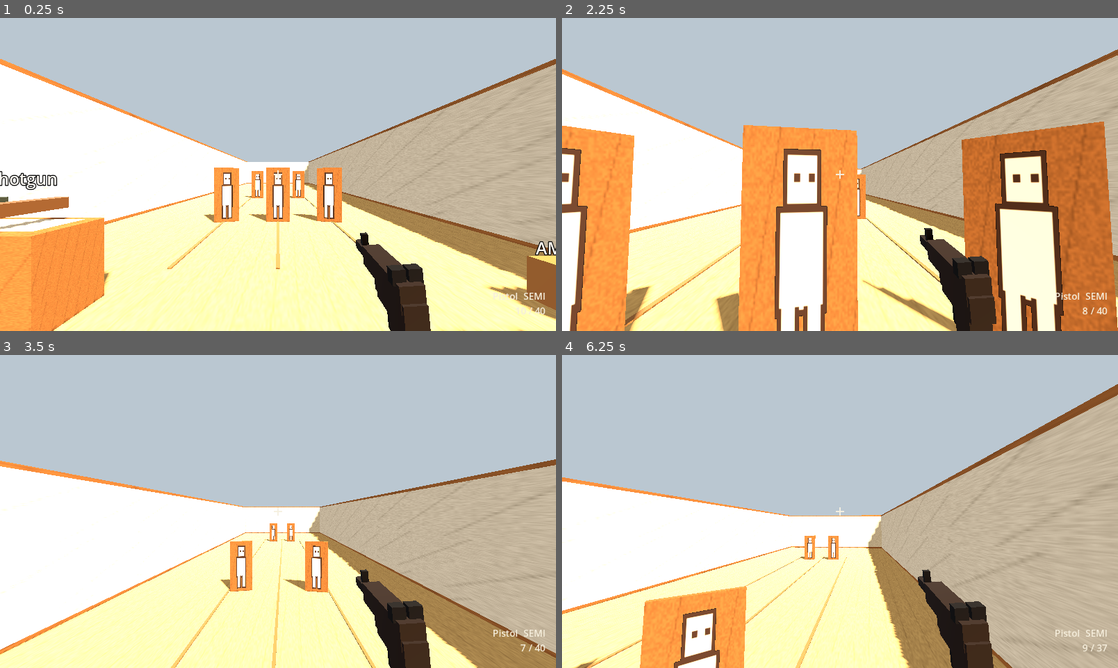
Above: before the commit, frames 1-4 (two rows, left to right).
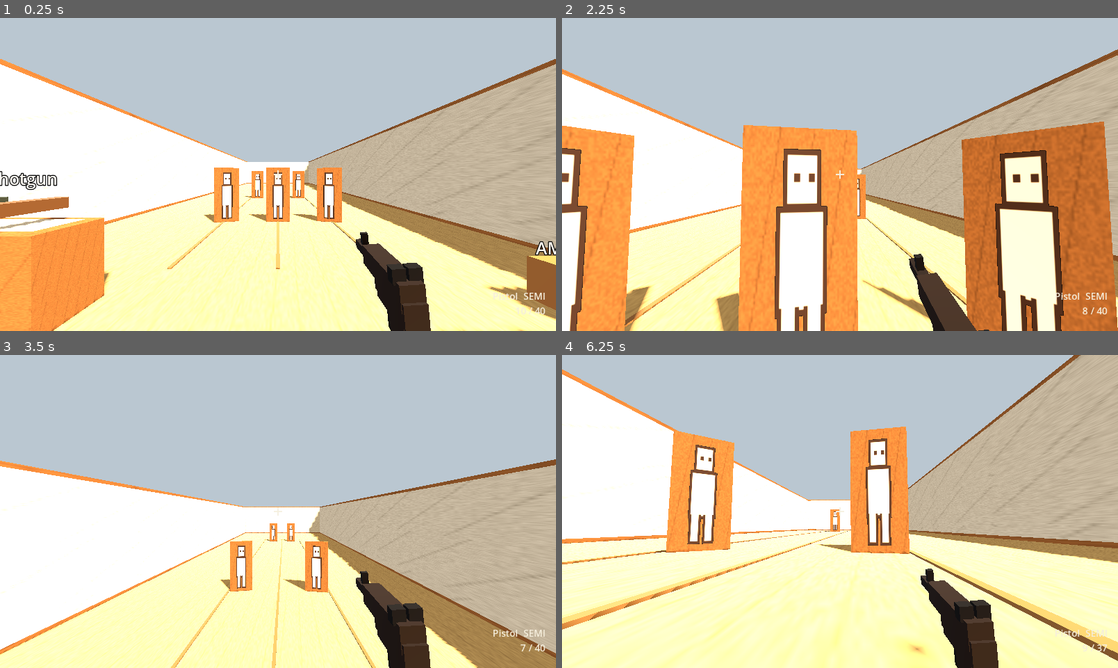
Above: after the commit, the same moments.

Repository: nore-tech/paperstrike
Game: Godot game, scene res://scenes/levels/test_room.tscn
Same seed, same stepped clock (60 frames per second), same inputs: the game is played once before the commit and once after it.
Inputs (mouse positions are in pixels of both pictures, inside the frame that each line leads up to):
- Up to frame 1 (0.25 s): no input
- Up to frame 2 (2.25 s): tap Enter at 0.5 s; move the mouse to (867, 174) at 0.52 s; hold Ctrl (crouch) 0.53-1.28 s; hold W (move_forward) from 0.53 s (still down); tap Space (jump) at 0.77, 1.07, 1.52, 1.82 s; click (867, 174) at 0.8 s; move the mouse to (812, 174) at 1.27 s; click (812, 174) at 1.35 s; tap Z (prone) at 1.55, 2.1 s; move the mouse to (851, 168) at 2.02 s; hold Shift (sprint) from 2.03 s (still down)
- Up to frame 3 (3.5 s): keep holding W (move_forward); move the mouse to (272, 517) at 2.77 s; release Shift (sprint) at 2.78 s; tap Shift (sprint) at 2.85 s; click (272, 517) at 2.92 s; tap Space (jump) at 3.02, 3.05, 3.32 s
- Up to frame 4 (6.25 s): move the mouse to (878, 514) at 3.52 s; hold Ctrl (crouch) 3.53-4.28 s; tap Space (jump) at 3.6, 3.77, 4.07, 4.52, 4.82, 6.02 s; tap R (reload) at 4.15 s; move the mouse to (795, 508) at 4.27 s; right-click (795, 508) at 4.35 s; click (795, 508) at 4.55 s; move the mouse to (845, 511) at 5.02 s; hold Ctrl (crouch) 5.03-5.78 s; click (845, 511) at 5.17 s; tap Z (prone) at 5.3 s; move the mouse to (817, 505) at 5.77 s; release W (move_forward) at 5.78 s; hold D (move_right) from 5.78 s (still down); click (817, 505) at 5.85 s; tap Shift (sprint) at 6.05 s

The runs differ from the first frame. In frame 1, 0.1% of the frame differs, in the area x 64-78%, y 68-100%; in frame 2, 3.3%; in frame 3, 0.2%; in frame 4, 48%, in the area x 0-100%, y 0-100%.

Commit message:
Let slides cancel and build a cardboard rifle.
Jump, a fresh sprint press, releasing crouch, or prone can leave a slide without wiping horizontal speed. The assault rifle is a layered cardboard viewmodel, and the gunshots are shorter, quieter synthesized sounds.

Diff:
--- a/resources/weapons/pistol.tres
+++ b/resources/weapons/pistol.tres
@@ -38,3 +38,4 @@
 fire_sound = ExtResource("2_fire")
 reload_sound = ExtResource("3_reload")
 empty_sound = ExtResource("4_empty")
+fire_volume_db = -6.0
--- a/resources/weapons/rifle.tres
+++ b/resources/weapons/rifle.tres
@@ -20,18 +20,18 @@
 recoil_yaw_degrees = 0.2
 recoil_recovery = 7.0
 camera_recover = 0.28
-visual_kick = 0.035
-visual_pitch_degrees = 5.0
-visual_yaw_degrees = 1.5
-visual_recovery = 14.0
+visual_kick = 0.06
+visual_pitch_degrees = 6.5
+visual_yaw_degrees = 1.6
+visual_recovery = 8.0
 ads_recoil_scale = 0.48
 hip_spread_degrees = 2.4
 ads_spread_degrees = 0.35
 pellet_count = 1
 ads_fov = 48.0
 ads_time = 0.18
-ads_eye_distance = 0.36
-hip_position = Vector3(0.16, -0.2, -0.3)
+ads_eye_distance = 0.3
+hip_position = Vector3(0.22, -0.24, -0.34)
 hip_rotation_degrees = Vector3(1, -3, 2)
 sway_amount = 0.02
 bob_amount = 0.02
@@ -39,3 +39,4 @@
 fire_sound = ExtResource("2_fire")
 reload_sound = ExtResource("3_reload")
 empty_sound = ExtResource("4_empty")
+fire_volume_db = -8.0
--- a/resources/weapons/shotgun.tres
+++ b/resources/weapons/shotgun.tres
@@ -39,3 +39,4 @@
 fire_sound = ExtResource("2_fire")
 reload_sound = ExtResource("3_reload")
 empty_sound = ExtResource("4_empty")
+fire_volume_db = -7.0
--- a/scripts/player/player.gd
+++ b/scripts/player/player.gd
@@ -38,6 +38,7 @@
 var _slide_dir := Vector3.FORWARD
 var _slide_time := 0.0
 var _slide_cooldown := 0.0
+var _suppress_crouch := false
 var _jump_lock := 0.0
 var _bob_time := 0.0
 var _bob := 0.0
@@ -106,14 +107,19 @@
 	var crouch_held := Input.is_action_pressed("crouch")
 	var sprint_held := Input.is_action_pressed("sprint") and not ads_blocking and not _prone
 	_slide_cooldown = maxf(0.0, _slide_cooldown - delta)
+	if not crouch_held:
+		_suppress_crouch = false
 	if Input.is_action_just_pressed("prone"):
 		_toggle_prone()
 	if not _sliding and not _prone and Input.is_action_just_pressed("crouch"):
 		_try_begin_slide(sprint_held, ads_blocking)
+	var jumped_from_slide := false
+	if _sliding:
+		jumped_from_slide = _interrupt_slide(crouch_held, sprint_held)
 	if _sliding:
 		_apply_slide(delta, wish)
-	else:
-		var low := crouch_held or _stance > 0.55
+	elif not jumped_from_slide:
+		var low := (crouch_held and not _suppress_crouch) or _stance > 0.55
 		_apply_horizontal(delta, wish, _target_speed(wish, sprint_held, low))
 	_apply_vertical(delta)
 	_update_stance(delta, crouch_held)
@@ -124,7 +130,7 @@
 	if is_on_floor():
 		if was_air and fall_speed >= profile.land_dip_min_speed:
 			_land_dip = profile.land_dip
-	_refresh_state(wish, sprint_held and not crouch_held and not _prone)
+	_refresh_state(wish, sprint_held and not _prone and (not crouch_held or _suppress_crouch))
 
 func _process(delta: float) -> void:
 	var captured := Input.mouse_mode == Input.MOUSE_MODE_CAPTURED
@@ -137,6 +143,7 @@
 		Input.mouse_mode = Input.MOUSE_MODE_CAPTURED
 	var sway_scale := 0.25 if _prone_blend > 0.55 and Vector2(velocity.x, velocity.z).length() < 0.4 else 1.0
 	_weapon.set_handling(sway_scale)
+	_weapon.set_locomotion(move_state == MoveState.SPRINTING)
 	_weapon.update(delta, trigger_down, trigger_just_pressed, ads_held, _camera.global_position, -_camera.global_transform.basis.z, [get_rid()], velocity, is_on_floor(), _look_delta)
 	_look_delta = Vector2.ZERO
 	_apply_recoil()
@@ -234,14 +241,44 @@
 	if move_state != MoveState.SPRINTING and not sprint_held:
 		return
 	var horiz := Vector3(velocity.x, 0.0, velocity.z)
-	if horiz.length() < profile.slide_min_speed:
-		return
-	var boosted := minf(horiz.length() * profile.slide_entry_boost, profile.sprint_speed * 1.15)
+	var speed := horiz.length()
+	if speed < profile.slide_min_speed:
+		return
+	var cap := profile.sprint_speed * 1.15
+	var boosted := speed
+	if speed <= profile.sprint_speed * 1.02:
+		boosted = minf(speed * profile.slide_entry_boost, cap)
+	else:
+		boosted = minf(speed, cap)
 	_sliding = true
 	_slide_time = 0.0
 	_slide_dir = horiz.normalized()
 	velocity.x = _slide_dir.x * boosted
 	velocity.z = _slide_dir.z * boosted
+
+func _interrupt_slide(crouch_held: bool, sprint_held: bool) -> bool:
+	if Input.is_action_just_pressed("jump") and is_on_floor() and _jump_lock <= 0.0:
+		_end_slide()
+		velocity.y = sqrt(2.0 * _gravity * profile.jump_height)
+		_jump_lock = profile.jump_lock_seconds
+		return true
+	if Input.is_action_just_pressed("prone") and _prone_clear():
+		_end_slide()
+		_prone = true
+		return false
+	if Input.is_action_just_pressed("sprint") and sprint_held and _stand_clear():
+		_end_slide()
+		if crouch_held:
+			_suppress_crouch = true
+		return false
+	if not crouch_held:
+		_end_slide()
+	return false
+
+func _end_slide() -> void:
+	_sliding = false
+	_slide_time = 0.0
+	_slide_cooldown = profile.slide_cooldown
 
 func _apply_slide(delta: float, wish: Vector3) -> void:
 	_slide_time += delta
@@ -267,12 +304,12 @@
 		_prone = true
 
 func _update_stance(delta: float, crouch_held: bool) -> void:
-	if _prone and crouch_held and _crouch_clear():
+	if _prone and Input.is_action_just_pressed("crouch") and _crouch_clear():
 		_prone = false
 	if not _prone and _prone_blend > 0.35 and not _stand_clear() and not _crouch_clear():
 		_prone = true
 	var rising_blocked := _stance > 0.02 and not _prone and not _stand_clear()
-	var low := crouch_held or _sliding or _prone or rising_blocked
+	var low := (crouch_held and not _suppress_crouch) or _sliding or _prone or rising_blocked
 	var blend := 1.0 - exp(-profile.stance_speed * delta)
 	_stance = lerpf(_stance, 1.0 if low else 0.0, blend)
 	_prone_blend = lerpf(_prone_blend, 1.0 if _prone else 0.0, blend)
--- a/scripts/presentation/paper_weapon_view.gd
+++ b/scripts/presentation/paper_weapon_view.gd
@@ -39,20 +39,64 @@
 	_marker(art, "FrontSight", Vector3(0, 0.034, -0.125))
 	_marker(art, "MuzzlePoint", Vector3(0, 0.008, -0.162))
 
-static func _rifle(art: Node3D, body: Color, dark: Color, mag: Color, sight: Color) -> void:
-	_slab(art, Vector3(0, -0.004, 0.2), Vector3(0.03, 0.072, 0.18), body.darkened(0.08), dark)
-	_slab(art, Vector3(0, 0.0, 0.02), Vector3(0.038, 0.052, 0.2), body, dark)
-	_slab(art, Vector3(0, -0.006, -0.15), Vector3(0.034, 0.04, 0.15), body.lightened(0.04), dark)
-	_slab(art, Vector3(0, 0.01, -0.34), Vector3(0.012, 0.012, 0.28), dark, dark.darkened(0.15))
-	_slab(art, Vector3(0, -0.078, 0.03), Vector3(0.022, 0.11, 0.038), mag, mag.darkened(0.15))
-	_slab(art, Vector3(0, -0.05, 0.09), Vector3(0.022, 0.062, 0.034), body.darkened(0.15), dark)
-	_slab(art, Vector3(0, 0.036, 0.07), Vector3(0.028, 0.012, 0.018), sight, sight)
-	_slab(art, Vector3(-0.01, 0.048, 0.07), Vector3(0.008, 0.014, 0.01), sight, sight)
-	_slab(art, Vector3(0.01, 0.048, 0.07), Vector3(0.008, 0.014, 0.01), sight, sight)
-	_slab(art, Vector3(0, 0.03, -0.45), Vector3(0.008, 0.028, 0.008), sight, sight)
-	_marker(art, "RearSight", Vector3(0, 0.042, 0.07))
-	_marker(art, "FrontSight", Vector3(0, 0.042, -0.45))
-	_marker(art, "MuzzlePoint", Vector3(0, 0.01, -0.49))
+static func _rifle(_art: Node3D, _body: Color, _dark: Color, _mag: Color, _sight: Color) -> void:
+	var kraft := Color(0.74, 0.58, 0.39)
+	var tan := Color(0.86, 0.73, 0.52)
+	var board := Color(0.58, 0.42, 0.27)
+	var seam := Color(0.36, 0.25, 0.16)
+	var bore := Color(0.14, 0.1, 0.07)
+	var stock := _group(_art, "Stock")
+	var receiver := _group(_art, "Receiver")
+	var barrel := _group(_art, "Barrel")
+	var handguard := _group(_art, "Handguard")
+	var grip := _group(_art, "Grip")
+	var guard := _group(_art, "TriggerGuard")
+	var magazine := _group(_art, "Magazine")
+	var muzzle := _group(_art, "Muzzle")
+	_panel(stock, Vector3(0, -0.01, 0.34), Vector3(0.034, 0.078, 0.16), kraft, Vector3(0.04, 0, 0))
+	_panel(stock, Vector3(0, 0.02, 0.3), Vector3(0.026, 0.02, 0.12), tan)
+	_panel(stock, Vector3(0, -0.01, 0.42), Vector3(0.04, 0.09, 0.016), board)
+	_panel(stock, Vector3(0.02, 0.0, 0.33), Vector3(0.006, 0.06, 0.12), seam, Vector3(0, 0, 0.35))
+	_panel(stock, Vector3(-0.02, 0.0, 0.33), Vector3(0.006, 0.06, 0.12), seam, Vector3(0, 0, -0.3))
+	_panel(receiver, Vector3(0, -0.008, 0.06), Vector3(0.048, 0.046, 0.22), kraft)
+	_panel(receiver, Vector3(0, 0.022, 0.05), Vector3(0.04, 0.024, 0.2), tan, Vector3(0, 0.02, 0))
+	_panel(receiver, Vector3(0, 0.008, 0.05), Vector3(0.05, 0.006, 0.2), seam)
+	_panel(receiver, Vector3(0.026, 0.0, 0.06), Vector3(0.006, 0.04, 0.18), board)
+	_panel(receiver, Vector3(-0.026, 0.0, 0.06), Vector3(0.006, 0.04, 0.18), board.darkened(0.06))
+	_panel(receiver, Vector3(0, 0.038, 0.02), Vector3(0.03, 0.008, 0.09), tan.lightened(0.04), Vector3(0, 0.03, 0))
+	_panel(receiver, Vector3(0.03, 0.012, 0.08), Vector3(0.012, 0.004, 0.05), tan, Vector3(0, 0, 0.6))
+	_panel(receiver, Vector3(-0.03, 0.01, 0.02), Vector3(0.012, 0.004, 0.045), board, Vector3(0, 0, -0.55))
+	_panel(grip, Vector3(0, -0.055, 0.11), Vector3(0.028, 0.078, 0.04), board, Vector3(0.22, 0, 0))
+	_panel(grip, Vector3(0, -0.05, 0.112), Vector3(0.03, 0.05, 0.01), seam)
+	_panel(guard, Vector3(0, -0.038, 0.045), Vector3(0.02, 0.006, 0.055), seam)
+	_panel(guard, Vector3(0, -0.024, 0.02), Vector3(0.02, 0.028, 0.006), seam)
+	_panel(guard, Vector3(0, -0.024, 0.072), Vector3(0.02, 0.028, 0.006), seam)
+	_panel(magazine, Vector3(0, -0.07, 0.0), Vector3(0.026, 0.1, 0.04), board, Vector3(0.06, 0, 0))
+	_panel(magazine, Vector3(0.012, -0.07, 0.0), Vector3(0.006, 0.09, 0.034), kraft)
+	_panel(magazine, Vector3(-0.012, -0.07, 0.0), Vector3(0.006, 0.09, 0.034), kraft.darkened(0.05))
+	_panel(magazine, Vector3(0, -0.122, 0.0), Vector3(0.032, 0.012, 0.046), seam)
+	_panel(magazine, Vector3(0, -0.09, 0.018), Vector3(0.02, 0.004, 0.008), tan)
+	_panel(handguard, Vector3(0, 0.03, -0.12), Vector3(0.04, 0.008, 0.18), tan, Vector3(0, -0.02, 0))
+	_panel(handguard, Vector3(0, -0.012, -0.12), Vector3(0.038, 0.008, 0.17), kraft)
+	_panel(handguard, Vector3(0.02, 0.01, -0.12), Vector3(0.006, 0.032, 0.17), board)
+	_panel(handguard, Vector3(-0.02, 0.01, -0.12), Vector3(0.006, 0.032, 0.17), board.darkened(0.05))
+	_panel(handguard, Vector3(0, 0.034, -0.16), Vector3(0.028, 0.004, 0.012), seam)
+	_panel(handguard, Vector3(0, 0.034, -0.1), Vector3(0.028, 0.004, 0.012), seam)
+	_panel(handguard, Vector3(0.024, 0.012, -0.14), Vector3(0.004, 0.02, 0.05), tan, Vector3(0, 0, 0.4))
+	_tube(barrel, Vector3(0, 0.012, -0.28), 0.4, 0.012, kraft)
+	_tube(barrel, Vector3(0, 0.012, -0.2), 0.018, 0.016, board)
+	_tube(barrel, Vector3(0, 0.012, -0.28), 0.016, 0.0155, tan)
+	_tube(barrel, Vector3(0, 0.012, -0.36), 0.014, 0.015, board)
+	_tube(muzzle, Vector3(0, 0.012, -0.47), 0.02, 0.017, seam)
+	_tube(muzzle, Vector3(0, 0.012, -0.482), 0.012, 0.007, bore)
+	_panel(_art, Vector3(-0.011, 0.058, 0.1), Vector3(0.008, 0.02, 0.012), bore)
+	_panel(_art, Vector3(0.011, 0.058, 0.1), Vector3(0.008, 0.02, 0.012), bore)
+	_panel(_art, Vector3(0, 0.046, 0.1), Vector3(0.028, 0.006, 0.012), seam)
+	_panel(_art, Vector3(0, 0.04, -0.38), Vector3(0.012, 0.012, 0.014), board)
+	_panel(_art, Vector3(0, 0.056, -0.38), Vector3(0.005, 0.022, 0.005), bore)
+	_marker(_art, "RearSight", Vector3(0, 0.055, 0.1))
+	_marker(_art, "FrontSight", Vector3(0, 0.055, -0.38))
+	_marker(_art, "MuzzlePoint", Vector3(0, 0.012, -0.49))
 
 static func _shotgun(art: Node3D, body: Color, dark: Color, mag: Color, sight: Color) -> void:
 	_slab(art, Vector3(0, 0.0, 0.2), Vector3(0.032, 0.078, 0.2), body.darkened(0.06), dark)
@@ -67,6 +111,44 @@
 	_marker(art, "RearSight", Vector3(0, 0.038, 0.06))
 	_marker(art, "FrontSight", Vector3(0, 0.038, -0.48))
 	_marker(art, "MuzzlePoint", Vector3(0, 0.012, -0.52))
+
+static func _group(parent: Node3D, node_name: String) -> Node3D:
+	var group := Node3D.new()
+	group.name = node_name
+	parent.add_child(group)
+	return group
+
+static func _panel(parent: Node3D, center: Vector3, size: Vector3, color: Color, rot := Vector3.ZERO) -> void:
+	var card := MeshInstance3D.new()
+	var box := BoxMesh.new()
+	box.size = size
+	card.mesh = box
+	card.position = center
+	card.rotation = rot
+	var paper := PaperMaterial.new()
+	paper.albedo = color
+	paper.roughness = 0.96
+	paper.uv_scale = Vector3(3.5, 3.5, 3.5)
+	card.set_surface_override_material(0, paper.build())
+	parent.add_child(card)
+
+static func _tube(parent: Node3D, center: Vector3, length: float, radius: float, color: Color) -> void:
+	var card := MeshInstance3D.new()
+	var cyl := CylinderMesh.new()
+	cyl.top_radius = radius
+	cyl.bottom_radius = radius * 0.96
+	cyl.height = length
+	cyl.radial_segments = 12
+	cyl.rings = 1
+	card.mesh = cyl
+	card.position = center
+	card.rotation.x = PI * 0.5
+	var paper := PaperMaterial.new()
+	paper.albedo = color
+	paper.roughness = 0.97
+	paper.uv_scale = Vector3(2.0, 5.0, 2.0)
+	card.set_surface_override_material(0, paper.build())
+	parent.add_child(card)
 
 static func _slab(parent: Node3D, center: Vector3, size: Vector3, face: Color, edge: Color) -> void:
 	var rim := MeshInstance3D.new()
--- a/scripts/weapons/hitscan_weapon.gd
+++ b/scripts/weapons/hitscan_weapon.gd
@@ -37,6 +37,12 @@
 var _visual_yaw := 0.0
 var _yaw_sign := 1.0
 var _handling_scale := 1.0
+var _wants_sprint := false
+var _sprint_blend := 0.0
+var _equip := 1.0
+var _idle_time := 0.0
+var _mag: Node3D
+var _mag_rest := Vector3.ZERO
 var _rear_local := Vector3.ZERO
 var _front_local := Vector3.ZERO
 var _muzzle_local := Vector3(0, 0, -0.4)
@@ -62,11 +68,16 @@
 	_visual_pitch = 0.0
 	_visual_yaw = 0.0
 	_empty_latched = false
+	_equip = 0.0
+	_sprint_blend = 0.0
 	_rebuild_view()
 	ammo_changed.emit(magazine, reserve)
 
 func set_handling(scale: float) -> void:
 	_handling_scale = scale
+
+func set_locomotion(sprinting: bool) -> void:
+	_wants_sprint = sprinting
 
 func visual_pitch() -> float:
 	return _visual_pitch
@@ -102,7 +113,7 @@
 		return
 	_reloading = true
 	_reload_left = stats.reload_seconds
-	_play(stats.reload_sound)
+	_play(stats.reload_sound, -8.0)
 	ammo_changed.emit(magazine, reserve)
 
 func update(delta: float, trigger_down: bool, trigger_just_pressed: bool, ads_held: bool, origin: Vector3, direction: Vector3, exclude: Array[RID], velocity: Vector3, on_floor: bool, look_delta: Vector2) -> void:
@@ -124,7 +135,7 @@
 	if magazine <= 0:
 		if not _empty_latched:
 			_empty_latched = true
-			_play(stats.empty_sound)
+			_play(stats.empty_sound, -10.0)
 			ammo_changed.emit(magazine, reserve)
 		return
 	_fire(origin, direction, exclude)
@@ -137,7 +148,7 @@
 	_cooldown = stats.seconds_per_round()
 	_add_recoil()
 	_show_muzzle_flash()
-	_play(stats.fire_sound)
+	_play(stats.fire_sound, stats.fire_volume_db)
 	fired.emit()
 	ammo_changed.emit(magazine, reserve)
 	var space := get_world_3d().direct_space_state
@@ -182,9 +193,11 @@
 	recoil_yaw += yaw * recover
 	recoil_hold_pitch += pitch * (1.0 - recover)
 	recoil_hold_yaw += yaw * (1.0 - recover)
-	_visual_kick += stats.visual_kick * scale
-	_visual_pitch += deg_to_rad(stats.visual_pitch_degrees) * scale
-	_visual_yaw += deg_to_rad(stats.visual_yaw_degrees) * scale * _yaw_sign
+	_visual_kick = minf(_visual_kick + stats.visual_kick * scale, stats.visual_kick * 3.4)
+	_visual_pitch = minf(_visual_pitch + deg_to_rad(stats.visual_pitch_degrees) * scale, deg_to_rad(stats.visual_pitch_degrees) * 3.0)
+	var yaw_kick := deg_to_rad(stats.visual_yaw_degrees) * scale * _yaw_sign
+	var yaw_cap := deg_to_rad(stats.visual_yaw_degrees) * 2.4
+	_visual_yaw = clampf(_visual_yaw + yaw_kick, -yaw_cap, yaw_cap)
 
 func _update_recoil(delta: float) -> void:
 	var blend := 1.0 - exp(-stats.recoil_recovery * delta)
@@ -222,8 +235,12 @@
 	var follow := 1.0 - exp(-10.0 * delta)
 	_sway_yaw = lerpf(_sway_yaw, target_yaw, follow)
 	_sway_pitch = lerpf(_sway_pitch, target_pitch, follow)
+	_idle_time += delta
+	_equip = move_toward(_equip, 1.0, delta * 4.2)
+	var sprinting := _wants_sprint and _ads < 0.25 and not _reloading
+	_sprint_blend = move_toward(_sprint_blend, 1.0 if sprinting else 0.0, delta * 6.0)
 	var bob := Vector3.ZERO
-	if on_floor and _move_speed > 0.4:
+	if on_floor and _move_speed > 0.4 and _sprint_blend < 0.85:
 		_bob_time += delta * _move_speed * 1.6
 		var amount := stats.bob_amount * steady
 		bob = Vector3(sin(_bob_time * 0.5) * amount * 0.6, absf(sin(_bob_time)) * amount, 0.0)
@@ -238,11 +255,32 @@
 	var basis := hip_basis.slerp(ads_basis, _ads)
 	var ads_position := Vector3(0.0, 0.0, -stats.ads_eye_distance) - ads_basis * _rear_local
 	var position := stats.hip_position.lerp(ads_position, _ads)
+	var sprint_pose := Vector3(0.04, -0.34, -0.1)
+	position = position.lerp(sprint_pose, _sprint_blend * (1.0 - _ads))
 	position += bob + Vector3(_sway_yaw, _sway_pitch, 0.0)
+	if _move_speed < 0.35:
+		position.y += sin(_idle_time * 1.5) * 0.004 * (1.0 - _ads)
+	var reload_wave := 0.0
+	if _reloading and stats.reload_seconds > 0.05:
+		var phase := 1.0 - clampf(_reload_left / stats.reload_seconds, 0.0, 1.0)
+		reload_wave = sin(phase * PI)
+		position.y -= reload_wave * 0.05
+		position.z += reload_wave * 0.03
+	position.y -= (1.0 - _equip) * 0.24
 	position += basis * Vector3(0.0, 0.0, _visual_kick)
-	basis = basis * Basis.from_euler(Vector3(_visual_pitch, _visual_yaw, 0.0))
+	basis = basis * Basis.from_euler(Vector3(
+		_visual_pitch + reload_wave * 0.18 + _sprint_blend * 0.42,
+		_visual_yaw + _sprint_blend * 0.08,
+		_sprint_blend * 0.22
+	))
 	_view.position = position
 	_view.basis = basis
+	_pose_magazine(reload_wave)
+
+func _pose_magazine(reload_wave: float) -> void:
+	if _mag == null:
+		return
+	_mag.position = _mag_rest + Vector3(0.0, -0.1 * reload_wave, 0.03 * reload_wave)
 
 func _sight_basis() -> Basis:
 	var direction := _front_local - _rear_local
@@ -268,6 +306,8 @@
 		_muzzle_flash.position = _muzzle_local
 	if _muzzle_light != null:
 		_muzzle_light.position = _muzzle_local
+	_mag = _view.get_node_or_null("Art/Magazine") as Node3D
+	_mag_rest = _mag.position if _mag != null else Vector3.ZERO
 
 func _art_point(marker: Node3D) -> Vector3:
 	if marker == null:
@@ -294,8 +334,9 @@
 	_muzzle_flash.visible = false
 	_muzzle_light.visible = false
 
-func _play(stream: AudioStream) -> void:
+func _play(stream: AudioStream, volume_db: float) -> void:
 	if stream == null:
 		return
+	_audio.volume_db = volume_db
 	_audio.stream = stream
 	_audio.play()
--- a/scripts/weapons/weapon_stats.gd
+++ b/scripts/weapons/weapon_stats.gd
@@ -38,6 +38,7 @@
 @export var fire_sound: AudioStream
 @export var reload_sound: AudioStream
 @export var empty_sound: AudioStream
+@export var fire_volume_db: float = -6.0
 
 func seconds_per_round() -> float:
 	return 1.0 / maxf(rounds_per_second, 0.1)
Not shown, changed: README.md
Not shown, changed: audio/sfx/pistol_fire.wav
Not shown, changed: audio/sfx/rifle_fire.wav
Not shown, changed: audio/sfx/shotgun_fire.wav
Not shown, changed: docs/CURRENT_STATE.md
Not shown, changed: docs/PROJECT_CONTEXT.md
Not shown, changed: docs/TODO.md
